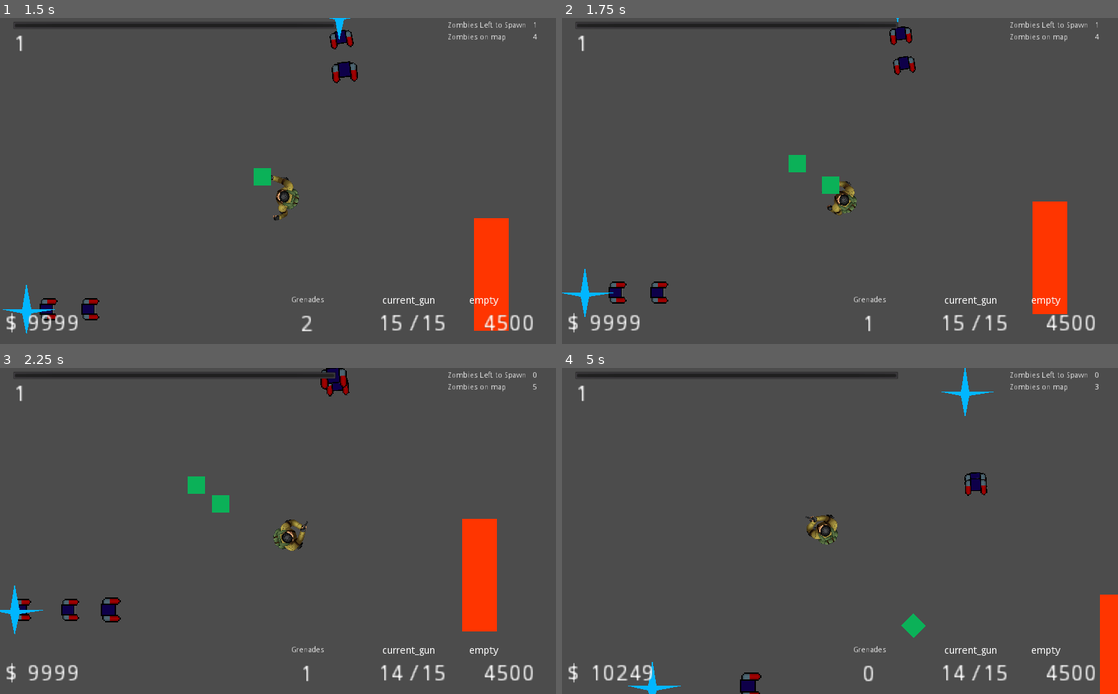
Above: before the commit, frames 1-4 (two rows, left to right).
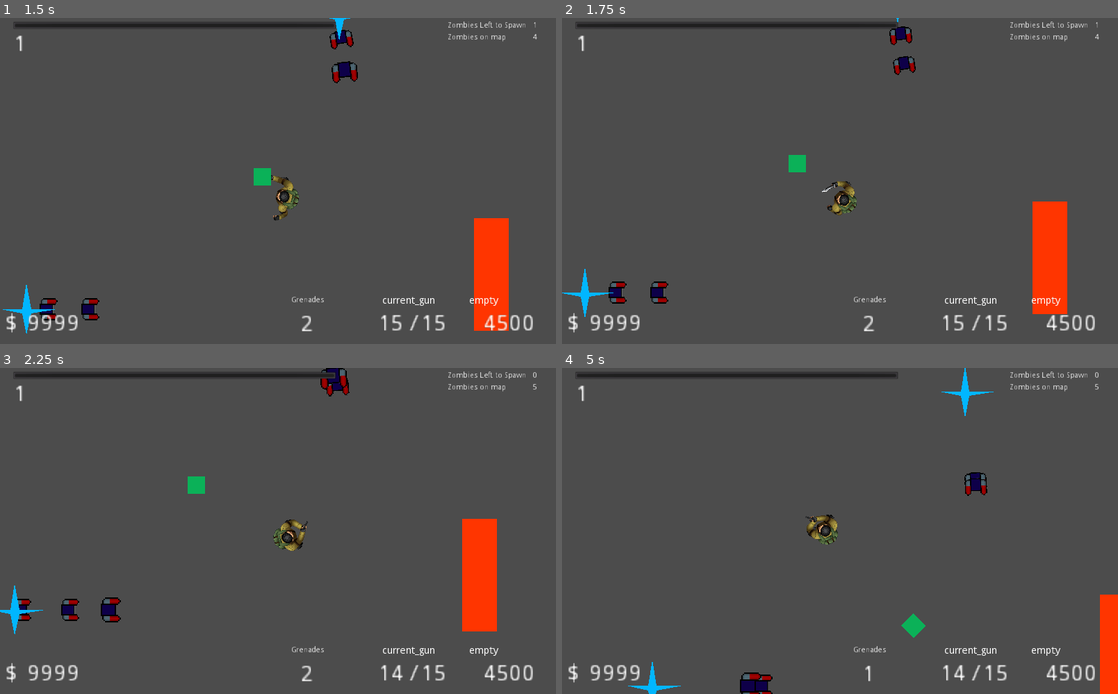
Above: after the commit, the same moments.

Repository: seffa1/ZombieGame
Game: Godot game, scene res://world.tscn
Two runs of this game, one before a commit and one after it. Both use one fixed random seed, a clock stepped at 60 frames per second and the inputs below.
Inputs (mouse positions are in pixels of both pictures, inside the frame that each line leads up to):
- Up to frame 1 (1.5 s): move the mouse to (400, 164) at 0.52 s; hold D (right) 0.53-1.28 s; hold Right mouse button (grenade) 0.53-1.28 s; click (400, 164) at 0.67 s; tap Space (melee) at 0.8, 1.35 s; move the mouse to (166, 197) at 1.27 s; hold S (down) from 1.28 s (still down)
- Up to frame 2 (1.75 s): keep holding S (down); right-click (728, 197) at 1.55 s
- Up to frame 3 (2.25 s): move the mouse to (333, 459) at 2.02 s; release S (down) at 2.03 s; press the mouse at (333, 459) at 2.03 s; hold D (right) from 2.03 s (still down)
- Up to frame 4 (5 s): tap Space (melee) at 2.3, 3.8, 4.35 s; move the mouse to (812, 596) at 2.77 s; release D (right) at 2.78 s; release the mouse at (812, 596) at 2.78 s; hold W (up) 2.78-3.53 s; right-click (812, 596) at 2.85 s; click (812, 596) at 2.92 s; move the mouse to (1006, 579) at 3.52 s; hold F (interact) 3.53-4.28 s; hold A (left) from 3.53 s (still down); move the mouse to (673, 482) at 4.27 s; right-click (673, 482) at 4.55 s

Frame 1 is identical in both runs. In frame 2, 0.2% of the frame differs, in the area x 46-57%, y 48-97%; in frame 3, 0.2%; in frame 4, 0.5%, in the area x 5-97%, y 5-100%.

Commit message:
melee and throwing grenades works properly

Diff:
--- a/Player.gd
+++ b/Player.gd
@@ -58,6 +58,7 @@
 export onready var grenade : PackedScene = STARTING_GRENADE
 export var grenade_count = 1000 setget set_grenade
 var charging_grenade = false
+var can_throw_grenade = true
 var grenade_throw_velocity = Vector2.ZERO
 
 # Melee
@@ -100,7 +101,7 @@
 		if Input.is_action_just_pressed("reload"):
 			reload()
 
-	if Input.is_action_pressed("grenade"):
+	if Input.is_action_pressed("grenade") and can_throw_grenade:
 		charge_grenade()
 
 	if Input.is_action_just_released("grenade"):
@@ -147,6 +148,7 @@
 
 func melee():
 	can_melee = false
+	can_throw_grenade = false
 	if len(meleeable_zombies) == 0:
 		print("Melee miss")
 		animation_state_machine.travel("melee_miss")
@@ -175,21 +177,18 @@
 
 	# On calls while we are charging the grenade
 	else:
-		print("Here")
 		update()  # For drawing
 		# We need to manually move the grenade
 		var g = get_node("Grenade")
 		# If the grenade blew up in our hands
 		if g == null:
 			grenade_throw_velocity = Vector2.ZERO
-			charging_grenade = false
 			can_melee = true
 			print('g is null')
 			return
 
 		# Do we actually need this?
 		grenade_throw_velocity = (get_global_mouse_position() - global_position)
-		print(grenade_throw_velocity)
 
 func throw_grenade():
 	# Launch the grenade in the given direction
@@ -427,3 +426,4 @@
 
 func _on_meleeAnimation_finished():
 	can_melee = true
+	can_throw_grenade = true
